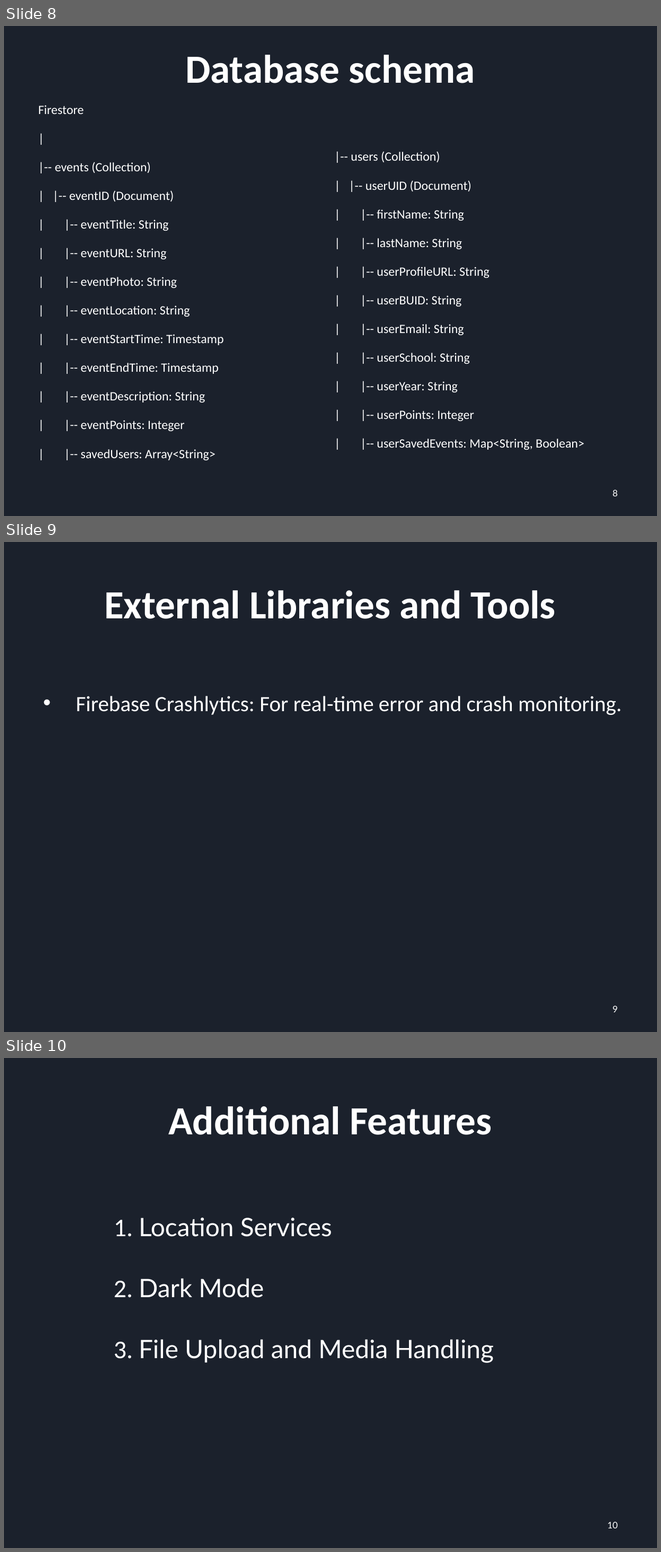
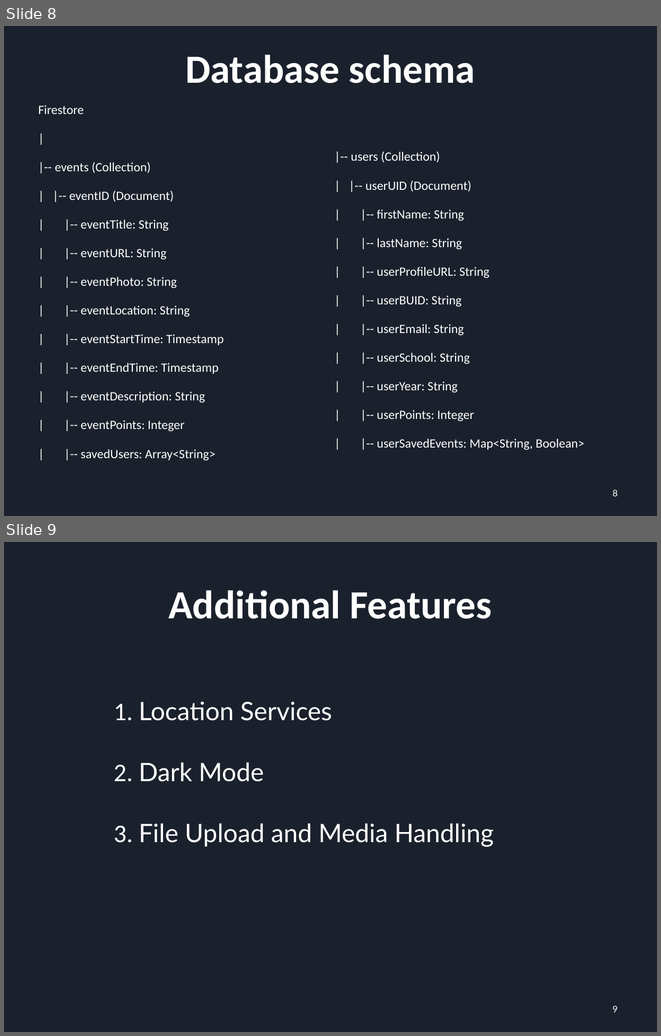
Before and after one commit to YuchenCao1/Jialong-Yuchen-Zihan-Team-BU-Event-Planer, a slide deck: Sprint_1_PRE.pptx. Shown one above the other, each under a label of ours: slides 8, 9 and 10 before the commit, slides 8 and 9 after it. The pictures are 661x1552 and 661x1036 pixels, drawn with LibreOffice and Linux fonts; fonts in the diff are those of the drawing. Boxes give left, top, right and bottom in pixels: in the first picture for what was removed or moved away, otherwise in the second. Text is boxed around its words. In the diff, an @@ line names an element or a change of style, - is before the commit and + after.

```diff
--- a/Sprint_1_PRE.pptx
+++ b/Sprint_1_PRE.pptx
@@ slide 9 removed at (4,542,657,1032), background #1B212C @@
@@ title removed at (104,590,556,619) @@
-External Libraries and Tools
@@ text removed at (76,696,621,715) @@
-• Firebase Crashlytics: For real-time error and crash monitoring.
@@ page number removed at (612,1005,618,1012) @@
-9
@@ what was slide 10 is now slide 9 @@
@@ page number at (612,1005,618,1012): text changed @@
-10
+9
```
